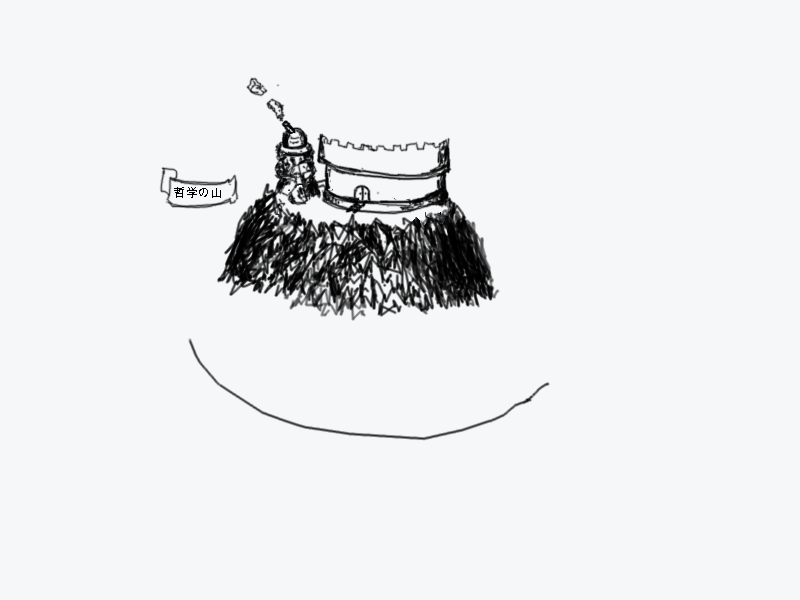
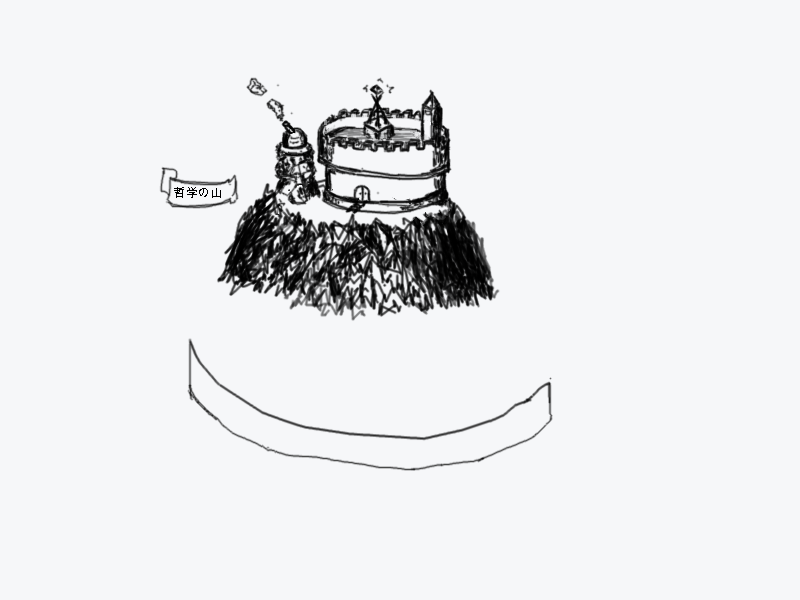
Revision of a layered 800x600 image; what changed, layer by layer:
added layer "c #5" above "c #4" over (362, 77, 395, 140)
added layer "c #4" above "c #1" over (290, 89, 451, 177)
painted on "c #1" over (321, 132, 451, 229)
painted on "c #2" over (187, 341, 553, 471)
